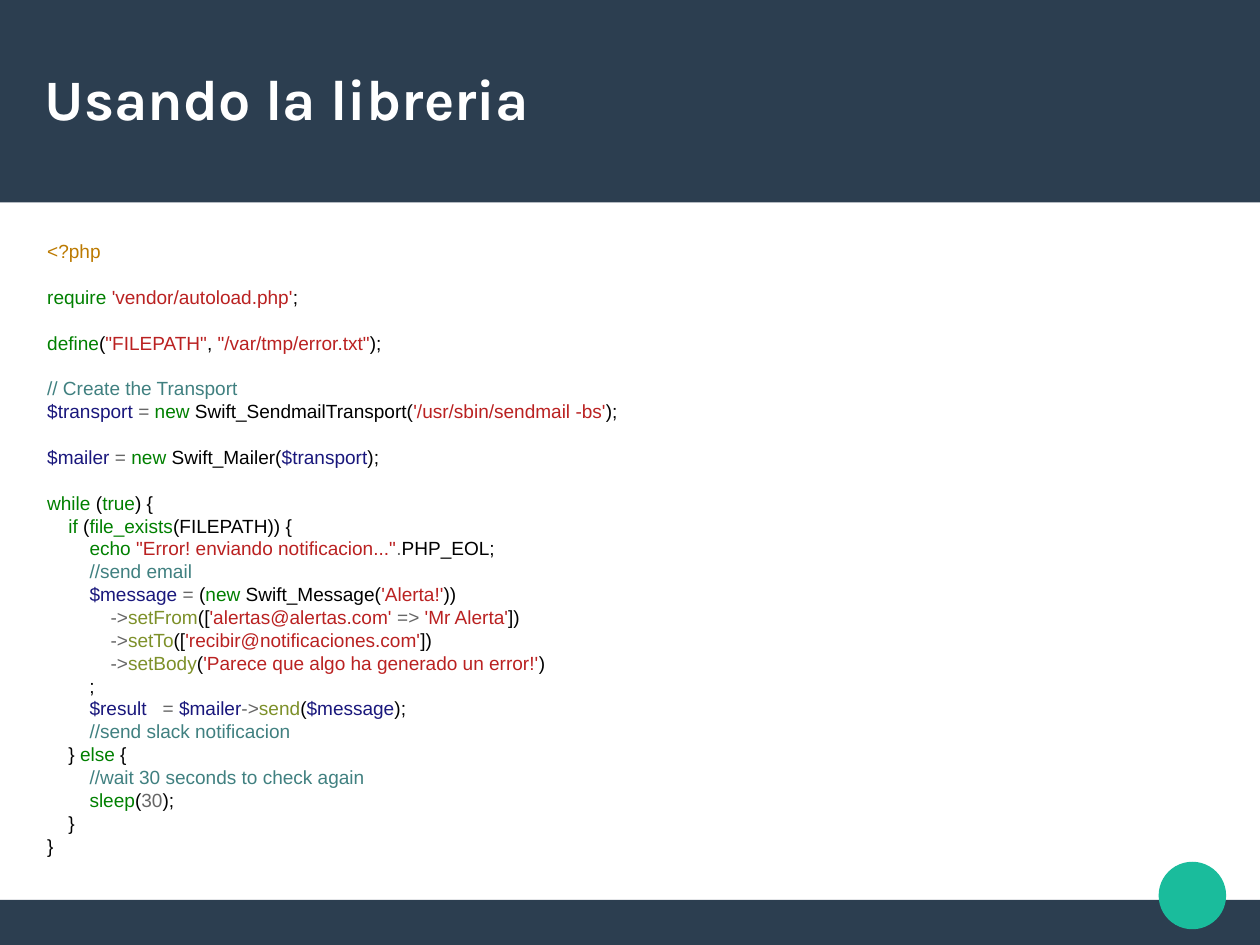
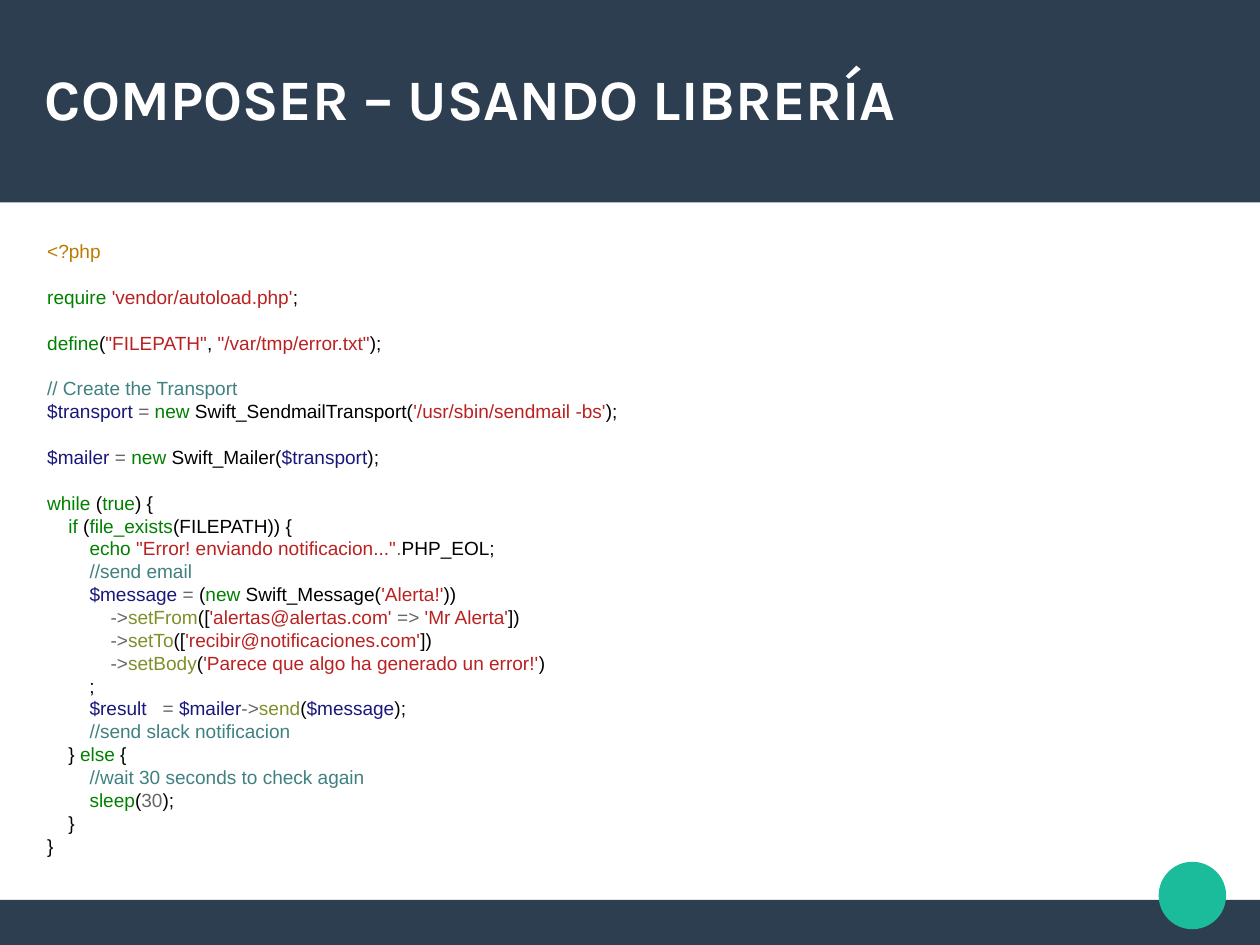
Before and after one commit to iribarren/composer_demo, a slide deck: slide 7 of composer2.odp. Drawn at 1260x945 pixels with LibreOffice and Linux fonts; fonts in the diff are those of the drawing. Boxes give left, top, right and bottom in pixels: in the first picture for what was removed or moved away, otherwise in the second. Text is boxed around its words. In the diff, an @@ line names an element or a change of style, - is before the commit and + after.

```diff
--- a/composer2.odp
+++ b/composer2.odp
@@ title at [45,69,896,121]: text changed @@
-Usando la libreria
+COMPOSER – USANDO LIBRERÍA
```
Also in this commit, not shown: 6 other slides changed, 3 slides added, 1 other file.
